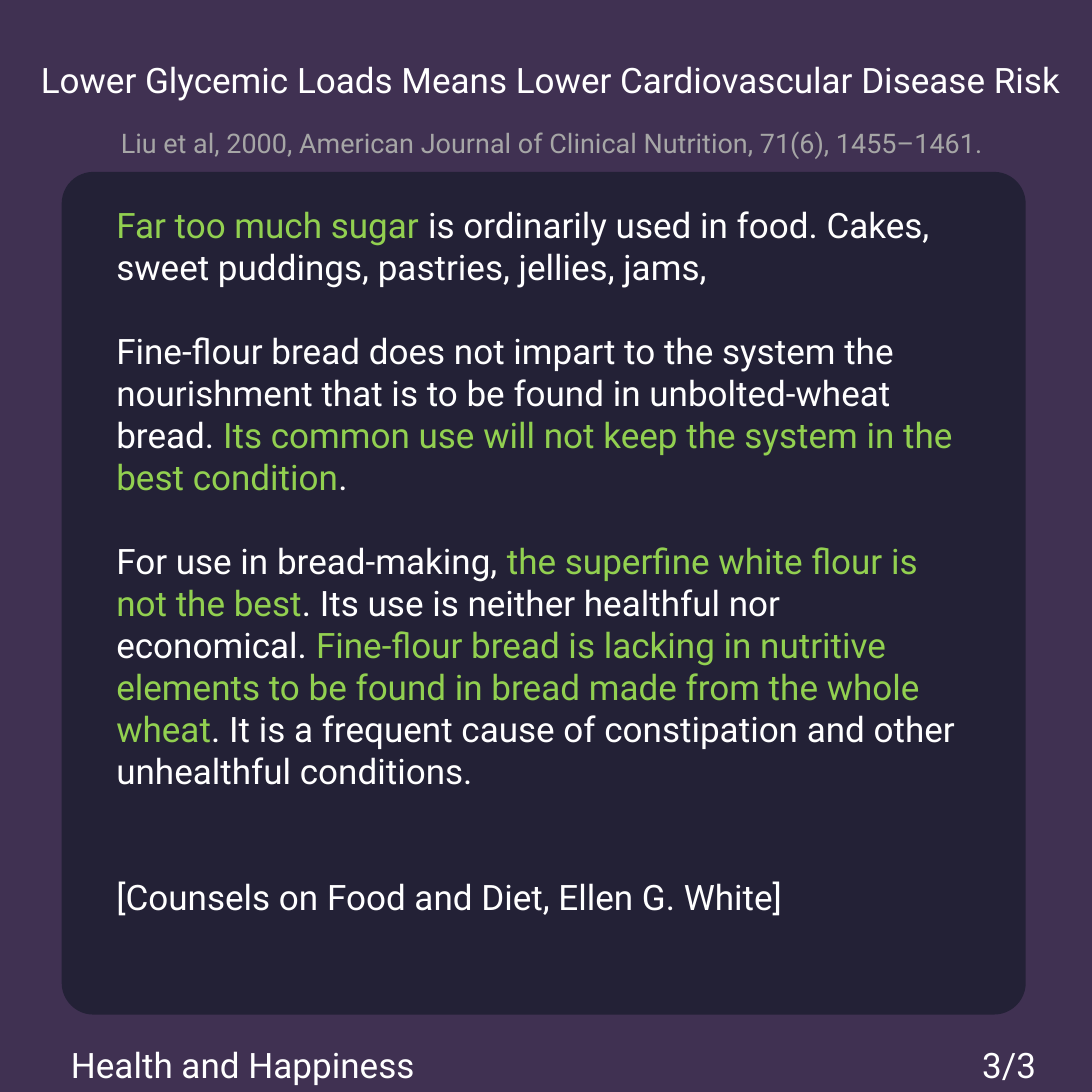
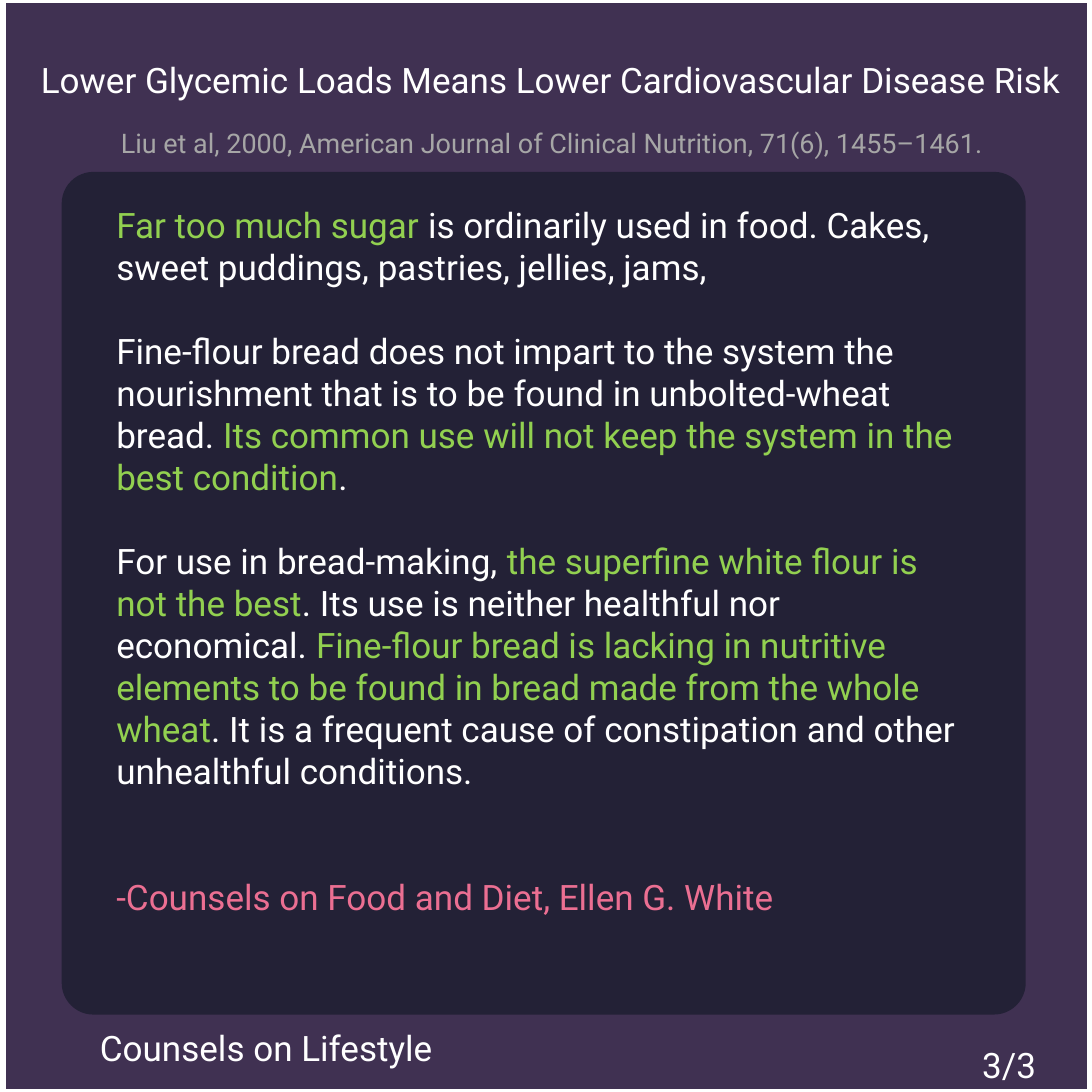
Before and after one commit to msimbao/counselsonlifestyle, a slide deck: slide 3 of posts/1/slides.pptx. Drawn at 1092x1092 pixels with LibreOffice and Linux fonts; fonts in the diff are those of the drawing. Boxes give left, top, right and bottom in pixels: in the first picture for what was removed or moved away, otherwise in the second. Text is boxed around its words. In the diff, an @@ line names an element or a change of style, - is before the commit and + after.

```diff
--- a/posts/1/slides.pptx
+++ b/posts/1/slides.pptx
@@ rectangle added at [3, 0, 1091, 1092], outline #FFFFFF 4.5 pt @@
@@ text at [116, 883, 773, 915]: text changed; text colour #FFFFFF to #EB6F92 @@
-[Counsels on Food and Diet, Ellen G. White]
+-Counsels on Food and Diet, Ellen G. White
@@ text added at [100, 1034, 432, 1069], 26 pt, text #FFFFFF @@
+Counsels on Lifestyle
@@ text removed at [71, 1051, 414, 1085] @@
-Health and Happiness
```
Also in this commit, not shown: 2 other slides changed, 46 other files.
